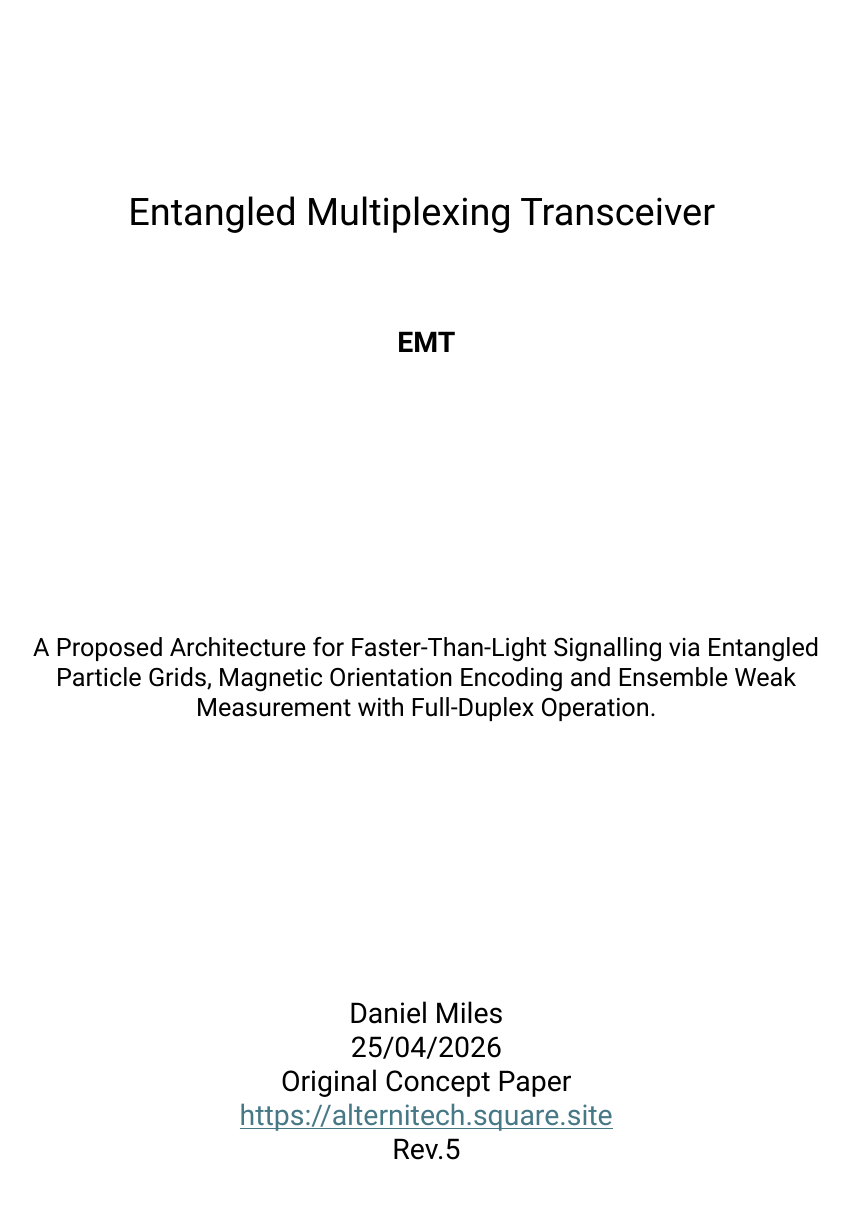
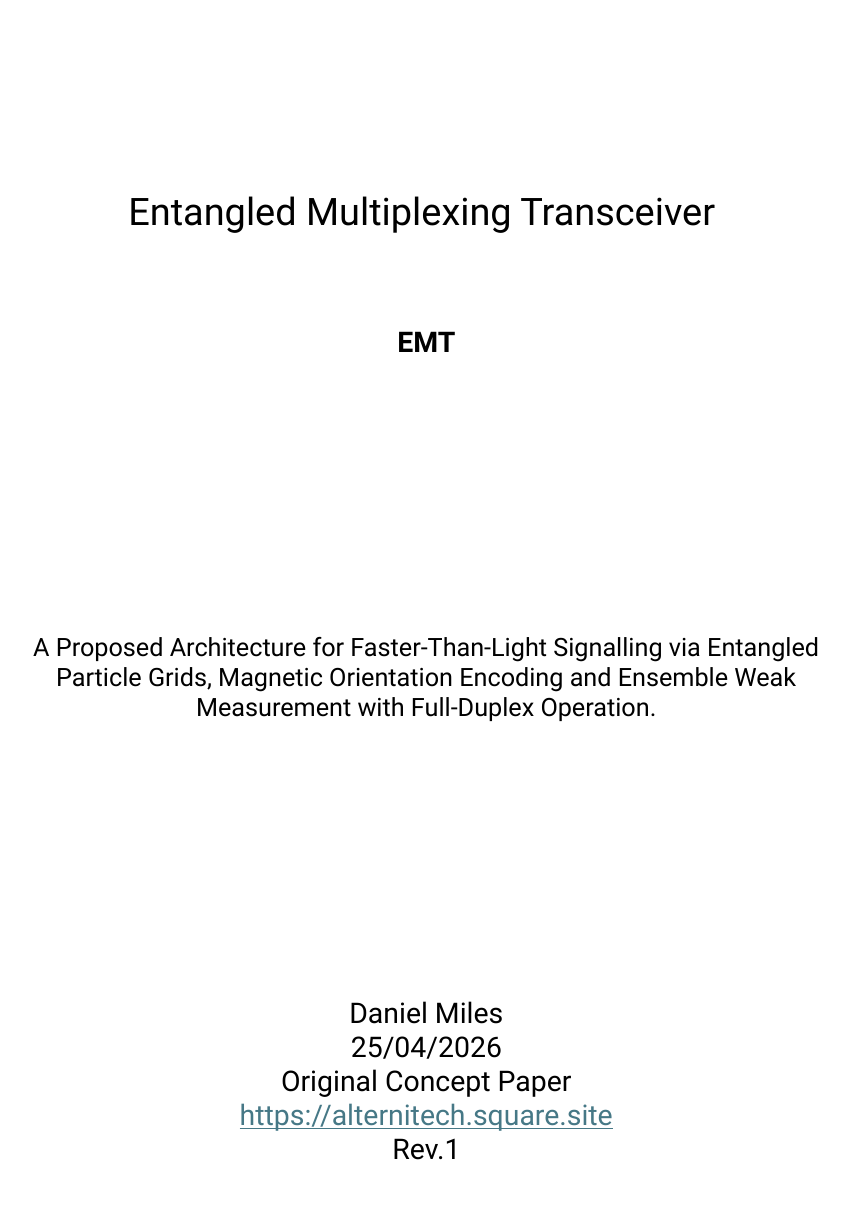
Before and after one commit to DansDesigns/EMT, a slide deck: slide 1 of revisions/QuantumEntangledMultiplexingTransceiver_Rev5.pptx. Drawn at 853x1232 pixels with LibreOffice and Linux fonts; fonts in the diff are those of the drawing. Boxes give left, top, right and bottom in pixels: in the first picture for what was removed or moved away, otherwise in the second. Text is boxed around its words. In the diff, an @@ line names an element or a change of style, - is before the commit and + after.

```diff
--- a/revisions/QuantumEntangledMultiplexingTransceiver_Rev5.pptx
+++ b/revisions/QuantumEntangledMultiplexingTransceiver_Rev5.pptx
@@ text at <box>392,1138,460,1160</box>: text changed @@
-Rev.5
+Rev.1
```
Also in this commit, not shown: 5 other slides changed, 2 slides added, 1 slide removed, 1 other file.
